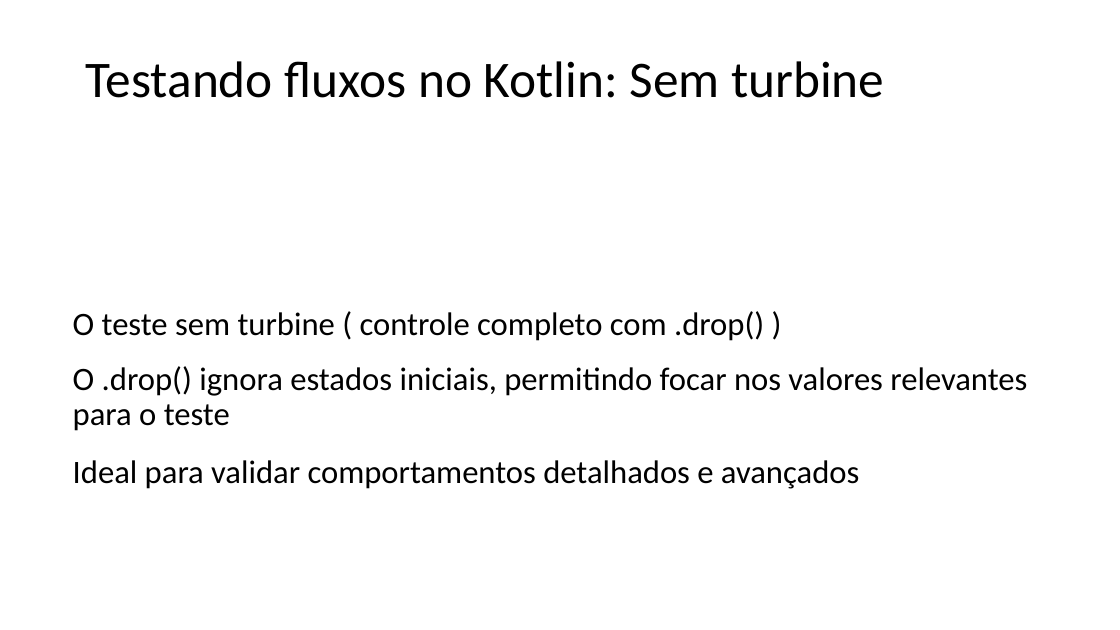
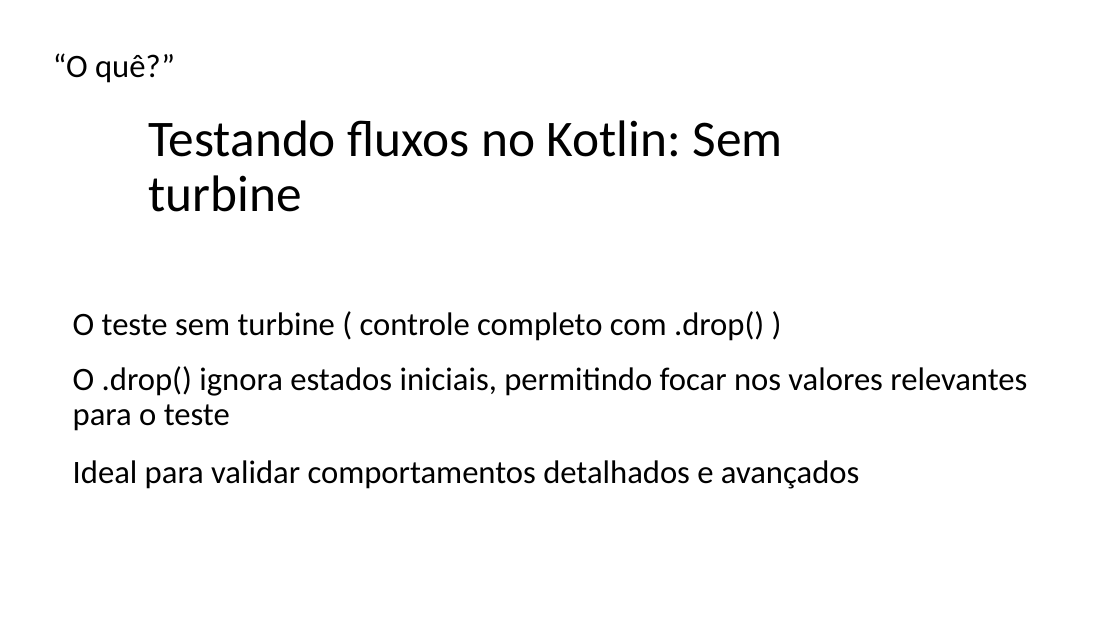
Before and after one commit to alanliongar/connectSpace_Assincronia, a slide deck: slide 16 of Apresentação do ConnectSpace.pptx (slide 11 before the commit). Drawn at 1120x630 pixels with LibreOffice and Linux fonts; fonts in the diff are those of the drawing; background and template pictures are left out. Boxes give left, top, right and bottom in pixels: in the first picture for what was removed or moved away, otherwise in the second. Text is boxed around its words. In the diff, an @@ line names an element or a change of style, - is before the commit and + after.

```diff
--- a/Apresentação do ConnectSpace.pptx
+++ b/Apresentação do ConnectSpace.pptx
@@ text added at box(53, 53, 175, 83), 28 pt, text #000000 @@
+“O quê?”
@@ title "Testando fluxos no Kotlin: Sem ..." rewrapped from box(85, 61, 884, 98) to box(148, 120, 783, 212) @@
```
Also in this commit, not shown: 11 other slides changed, 6 slides added, 4 other files.
